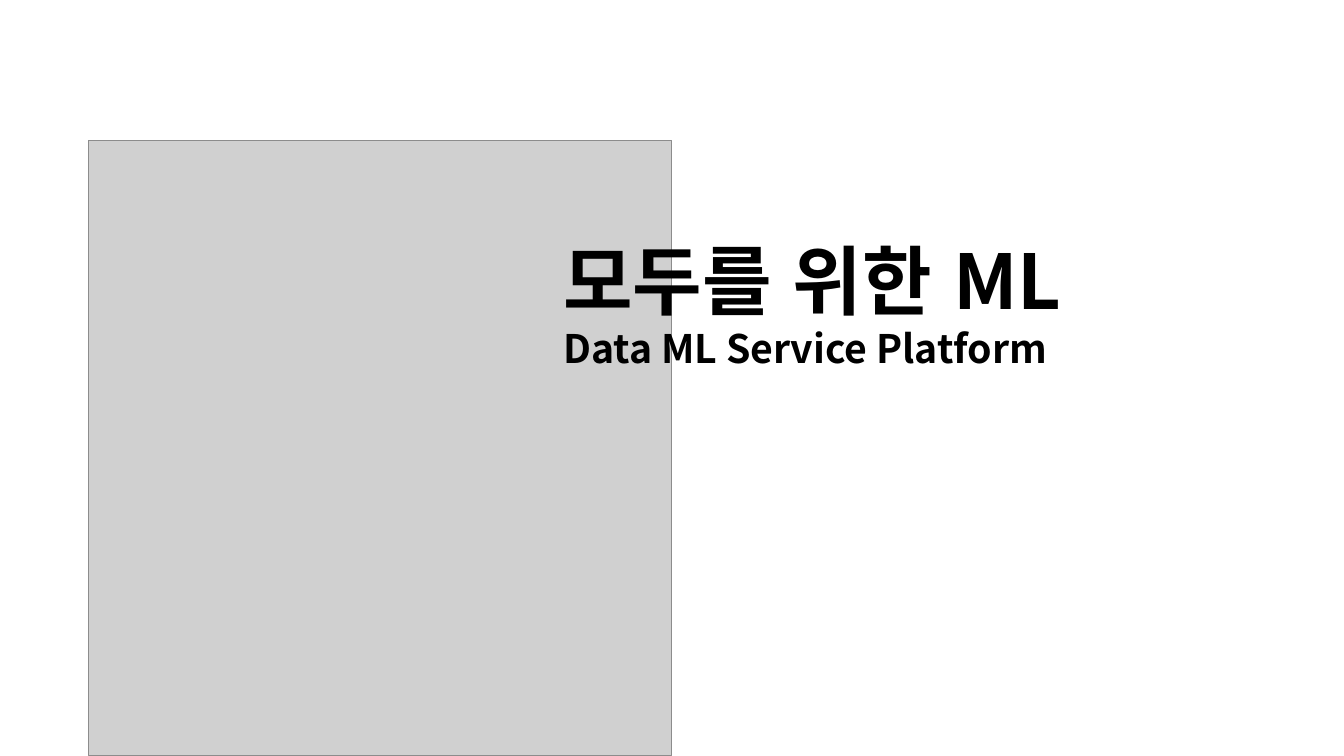
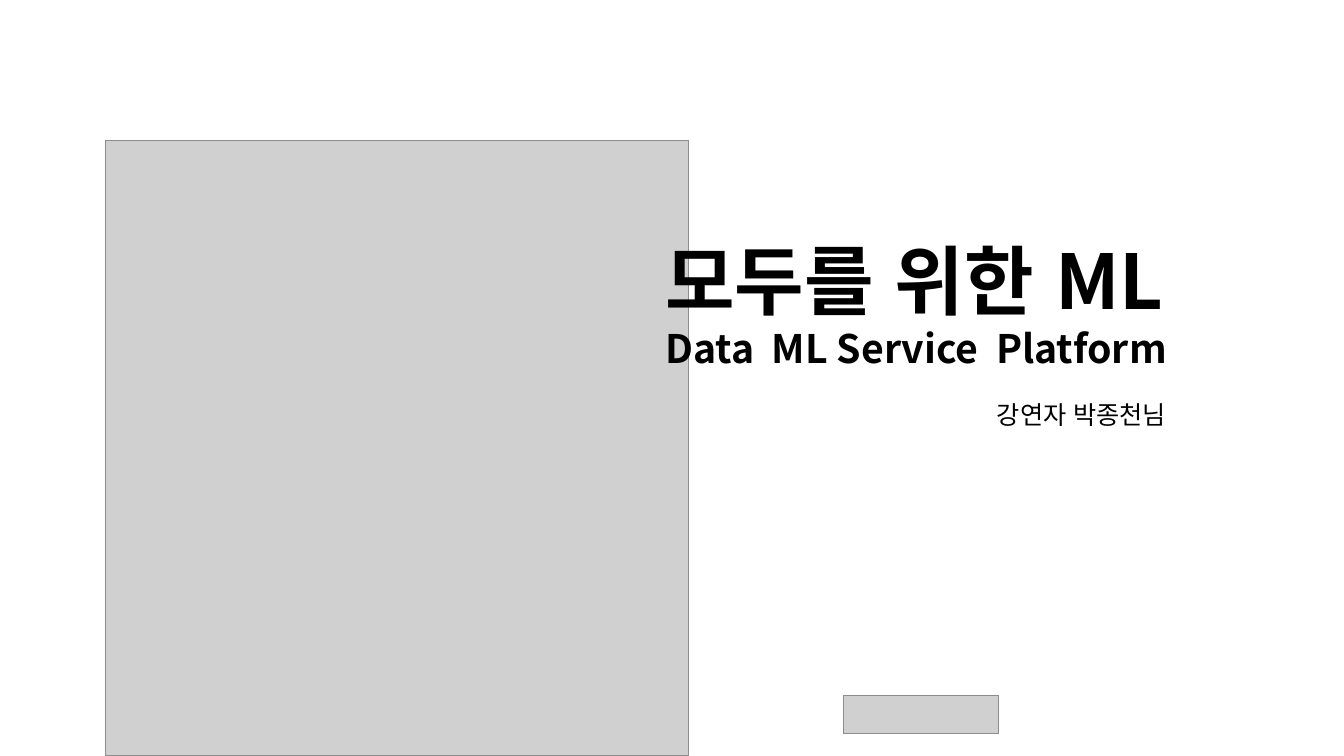
Before and after one commit to KoEonYack/Tistory-Coveant, a slide deck: slide 1 of Article/Note/월간_세미나_모두를_위한_ML/img/img.pptx. Drawn at 1344x756 pixels with LibreOffice and Linux fonts; fonts in the diff are those of the drawing; grey boxes stand for pictures. Boxes give left, top, right and bottom in pixels: in the first picture for what was removed or moved away, otherwise in the second. Text is boxed around its words. In the diff, an @@ line names an element or a change of style, - is before the commit and + after.

Commit message:
update 월간 세미나 모두를 위한 ML - fix typo

```diff
--- a/Article/Note/월간_세미나_모두를_위한_ML/img/img.pptx
+++ b/Article/Note/월간_세미나_모두를_위한_ML/img/img.pptx
@@ picture: place and size @@
-picture at <box>89,140,673,756</box>
+picture at <box>105,140,689,756</box>
@@ text "모두를 위한 ML" rewrapped from <box>563,232,1061,374</box> to <box>665,232,1167,374</box> @@
@@ text added at <box>997,403,1166,426</box>, 18 pt, text #000000 @@
+강연자 박종천님
@@ picture added at <box>844,696,999,734</box> @@
```
Also in this commit, not shown: 4 other files.
